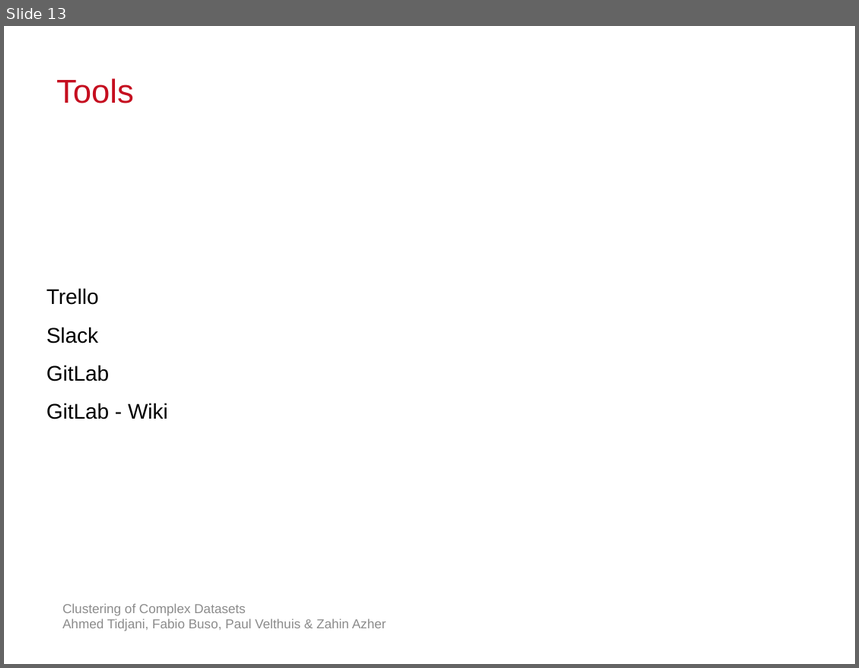
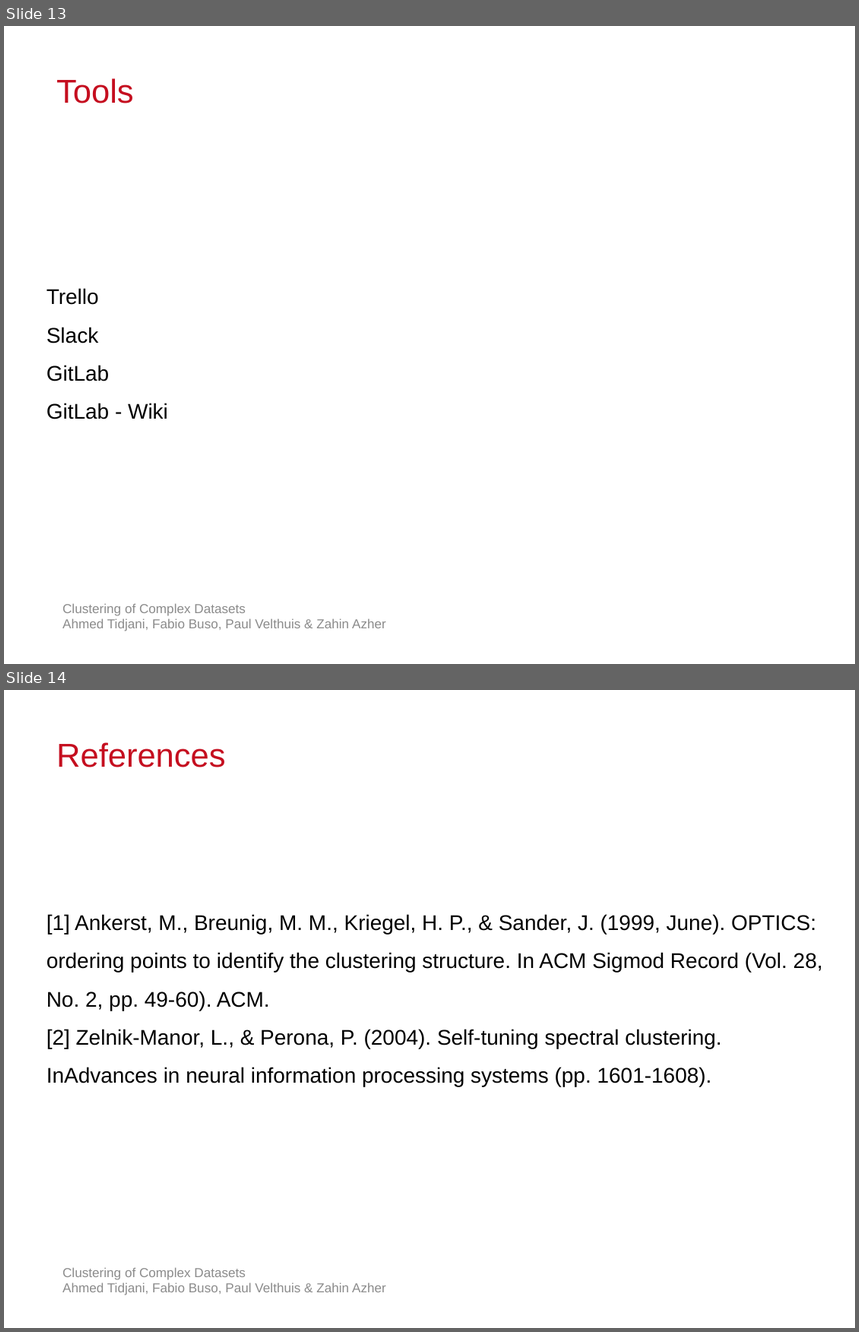
Before and after one commit to atidjani/IoSL_Clustering, a slide deck: Presentations/Milestone.pptx. Shown one above the other, each under a label of ours: slide 13 before the commit, slides 13 and 14 after it. The pictures are 859x668 and 859x1332 pixels, drawn with LibreOffice and Linux fonts; fonts in the diff are those of the drawing; background and template pictures are left out. Boxes give left, top, right and bottom in pixels: in the first picture for what was removed or moved away, otherwise in the second. Text is boxed around its words. In the diff, an @@ line names an element or a change of style, - is before the commit and + after.

```diff
--- a/Presentations/Milestone.pptx
+++ b/Presentations/Milestone.pptx
@@ slide 14 added at [4, 690, 855, 1328], background #FFFFFF @@
@@ text added at [56, 742, 225, 768], 28 pt, text #C50E1F @@
+References
@@ text added at [47, 914, 823, 1087], 18 pt, text #000000 @@
+[1] Ankerst, M., Breunig, M. M., Kriegel, H. P., & Sander, J. (1999, June). OPTICS: ordering points to identify the clustering structure. In ACM Sigmod Record (Vol. 28, No. 2, pp. 49-60). ACM.
+[2] Zelnik-Manor, L., & Perona, P. (2004). Self-tuning spectral clustering. InAdvances in neural information processing systems (pp. 1601-1608).
@@ text added at [63, 1268, 386, 1296], 11 pt, text #8B8B8B @@
+Clustering of Complex Datasets
+Ahmed Tidjani, Fabio Buso, Paul Velthuis & Zahin Azher
```
Also in this commit, not shown: 6 slides changed.
